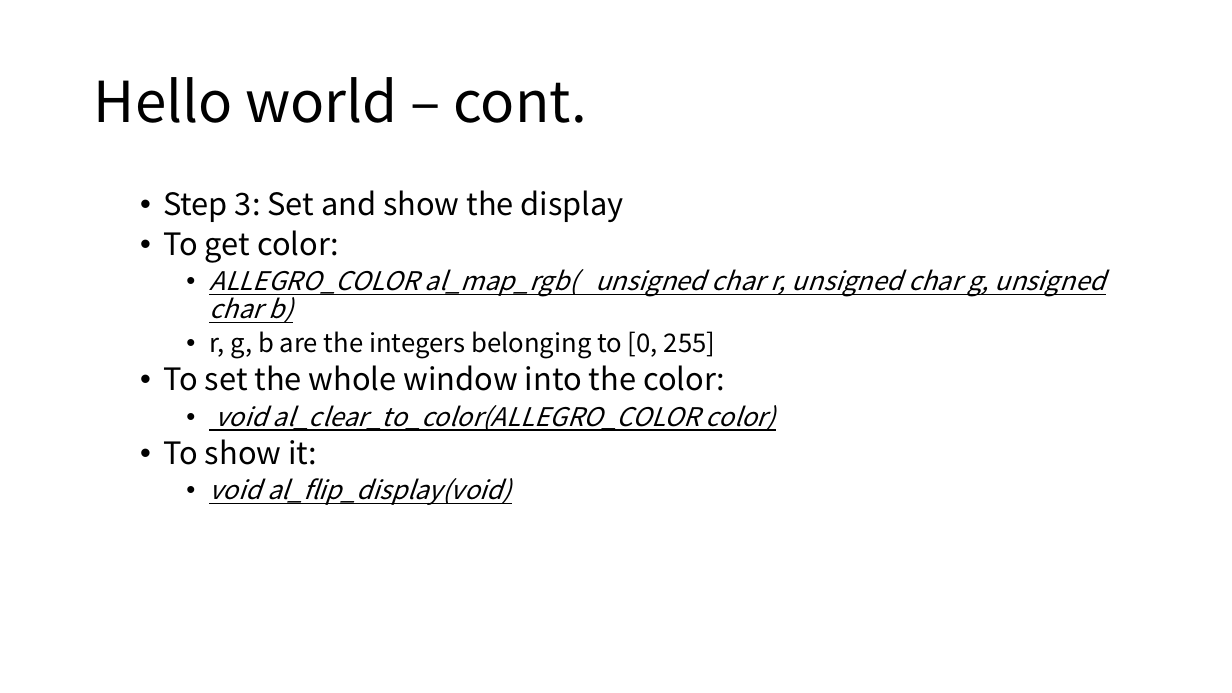
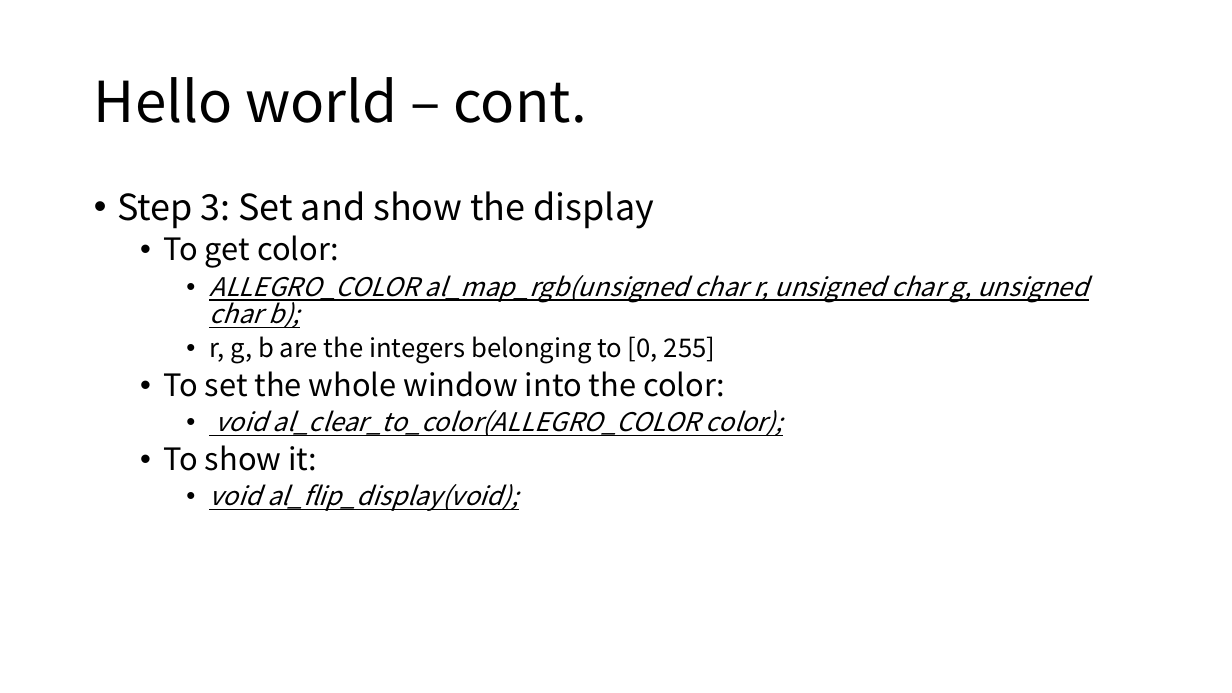
Before and after one commit to arcchang1236/Allegro-5, a slide deck: slide 7 of tutorial/final_proj.pptx. Drawn at 1232x693 pixels with LibreOffice and Linux fonts; fonts in the diff are those of the drawing. Boxes give left, top, right and bottom in pixels: in the first picture for what was removed or moved away, otherwise in the second. Text is boxed around its words. In the diff, an @@ line names an element or a change of style, - is before the commit and + after.

```diff
--- a/tutorial/final_proj.pptx
+++ b/tutorial/final_proj.pptx
@@ text at box(117, 191, 654, 229): size 24 to 28 pt in "Step 3: Set and show the display"; list level 2 to 1 in "Step 3: Set and show ..." @@
@@ text at box(209, 275, 1088, 328): text changed @@
-    • ALLEGRO_COLOR al_map_rgb( unsigned char r, unsigned char g, unsigned char b)
+    • ALLEGRO_COLOR al_map_rgb(unsigned char r, unsigned char g, unsigned char b);
@@ text at box(215, 410, 783, 436): text changed @@
-    • void al_clear_to_color(ALLEGRO_COLOR color)
+    • void al_clear_to_color(ALLEGRO_COLOR color);
@@ text at box(209, 484, 519, 511): text changed @@
-    • void al_flip_display(void)
+    • void al_flip_display(void);
```
Also in this commit, not shown: 10 other slides changed, 3 slides added, 6 other files.
